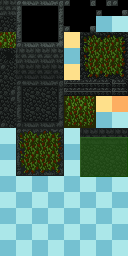
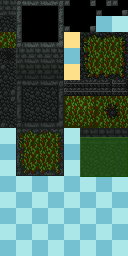
The second 128 × 256 image is a revision of the first. Changes to its layers:
painted on "Calque 14" over [0, 32, 128, 128]
